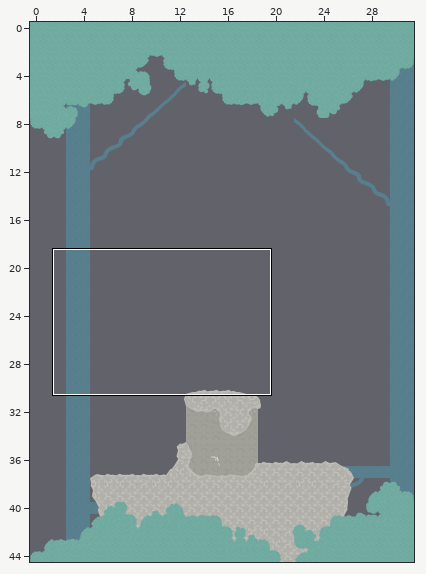
Tiled map (JSON): rrga/assets/levels/level1.json. The picture above shows the old version from afar; the outline marks the close-up.
Close-up. Before the commit:
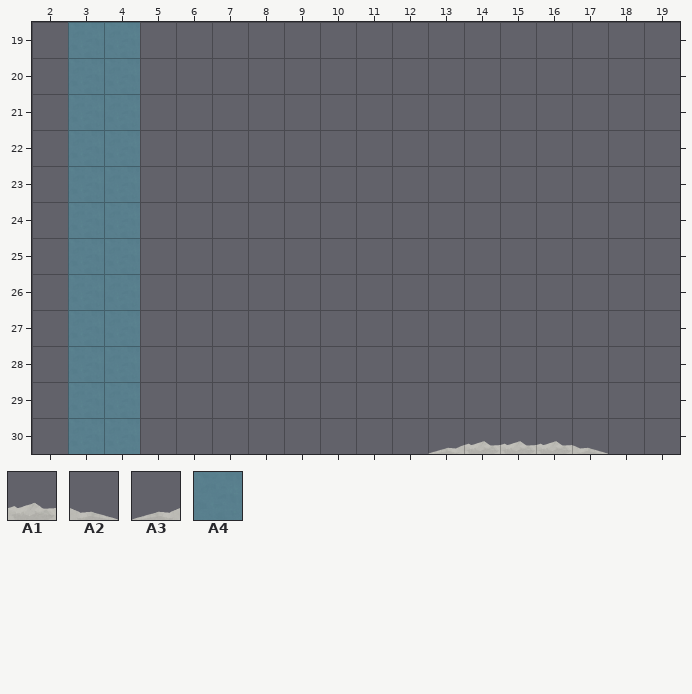
Cells are 128x128 px. Shown: x 2..19, y 19..30. The commit also changed other parts of the map, which this record leaves out.
Key: from "cliffs": A1 19 turned 270, A2 34 flipped on the diagonal, A3 34 turned 90; from "trees": A4 138.
__ is an empty cell.
Layer "back" before, first column x 2:
19 __ A4 A4 __ __ __ __ __ __ __ __ __ __ __ __ __ __ __
20 __ A4 A4 __ __ __ __ __ __ __ __ __ __ __ __ __ __ __
21 __ A4 A4 __ __ __ __ __ __ __ __ __ __ __ __ __ __ __
22 __ A4 A4 __ __ __ __ __ __ __ __ __ __ __ __ __ __ __
23 __ A4 A4 __ __ __ __ __ __ __ __ __ __ __ __ __ __ __
24 __ A4 A4 __ __ __ __ __ __ __ __ __ __ __ __ __ __ __
25 __ A4 A4 __ __ __ __ __ __ __ __ __ __ __ __ __ __ __
26 __ A4 A4 __ __ __ __ __ __ __ __ __ __ __ __ __ __ __
27 __ A4 A4 __ __ __ __ __ __ __ __ __ __ __ __ __ __ __
28 __ A4 A4 __ __ __ __ __ __ __ __ __ __ __ __ __ __ __
29 __ A4 A4 __ __ __ __ __ __ __ __ __ __ __ __ __ __ __
30 __ A4 A4 __ __ __ __ __ __ __ __ __ __ __ __ __ __ __
Now the later version:
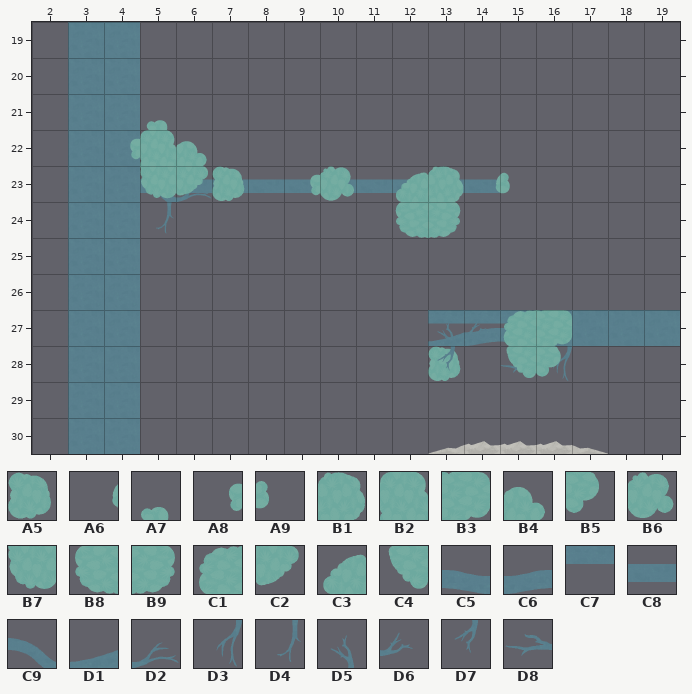
Further tiles: from "bushes": A5 0, A6 1, A7 7, A8 7 turned 270, A9 7 turned 90, B1 8 flipped left-right, B2 40, B3 40 turned 90, B4 41, B5 41 turned 90, B6 46, B7 47, B8 47 flipped on the other diagonal, B9 47 turned 270, C1 47 turned 90, C2 48, C3 48 turned 180, C4 48 turned 90; from "trees": C5 10, C6 10 flipped left-right, C7 20, C8 22 flipped up-down, C9 30, D1 127, D2 132 flipped on the other diagonal, D3 132 turned 180, D4 133 turned 180, D5 134 flipped left-right, D6 134 flipped on the other diagonal, D7 134 turned 180, D8 135 turned 270.
What changed:
Changed rows in their new state; .. is an unchanged cell.
Layer "back":
first column x 5:
23 C9 D2 .. .. .. .. .. .. .. .. ..
24 D4 .. .. .. .. .. .. .. .. .. ..
27 .. .. .. .. .. .. .. .. D1 C7 C7
Layer "middle":
first column x 5:
23 C8 C8 C8 C8 C8 C8 C8 C8 C8 C8
first column x 13:
27 C7 C6 C5 A4 A4 A4 A4
28 A5 .. D8 D3 .. .. ..
Layer "front":
first column x 4:
21 .. A7 .. .. .. .. .. .. .. .. .. .. ..
22 A8 B2 B4 .. .. .. .. .. .. .. .. .. ..
23 .. B7 C2 A5 .. A8 B6 .. C3 B1 A6 A9 ..
24 .. .. .. .. .. .. .. .. B8 B9 .. .. ..
27 .. .. .. .. .. .. .. .. .. D5 D6 C1 B3
28 .. .. .. .. .. .. .. .. .. D7 .. C4 B5
Where, in picture pixels (left, top, right, bottom), the same in both close-ups:
added: (130, 120, 510, 238)
added: (428, 310, 680, 381)
